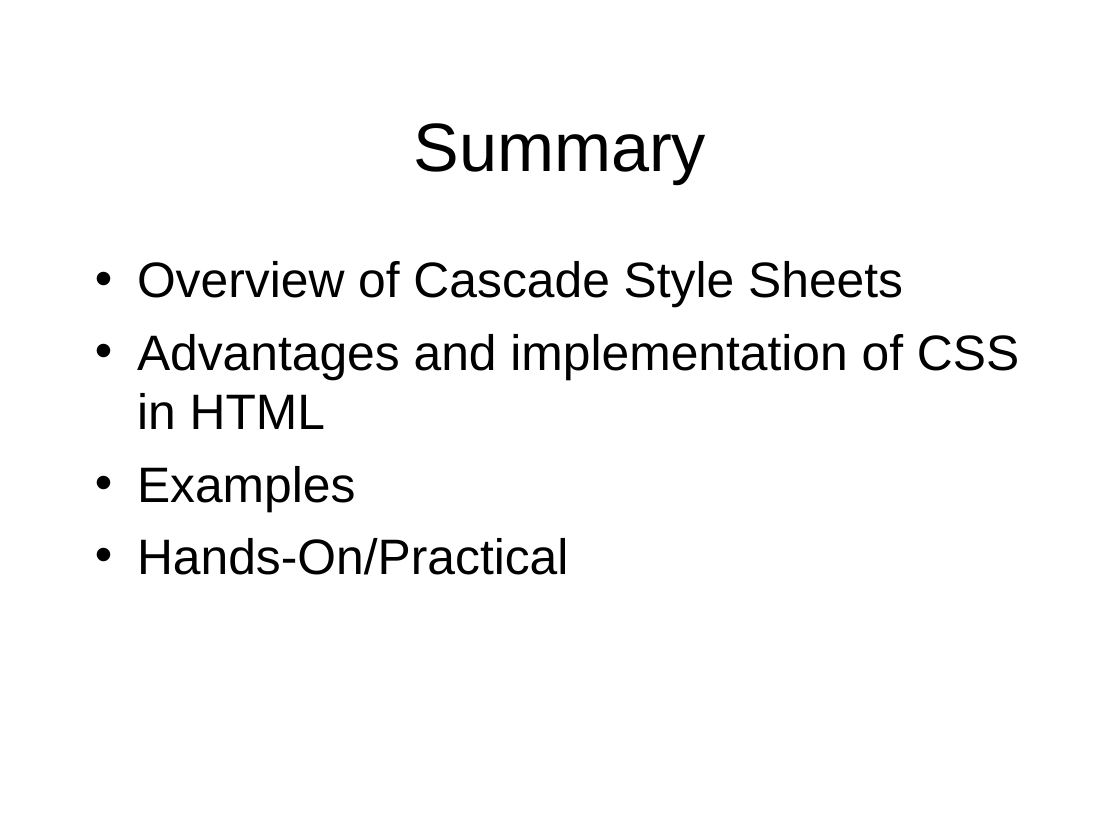
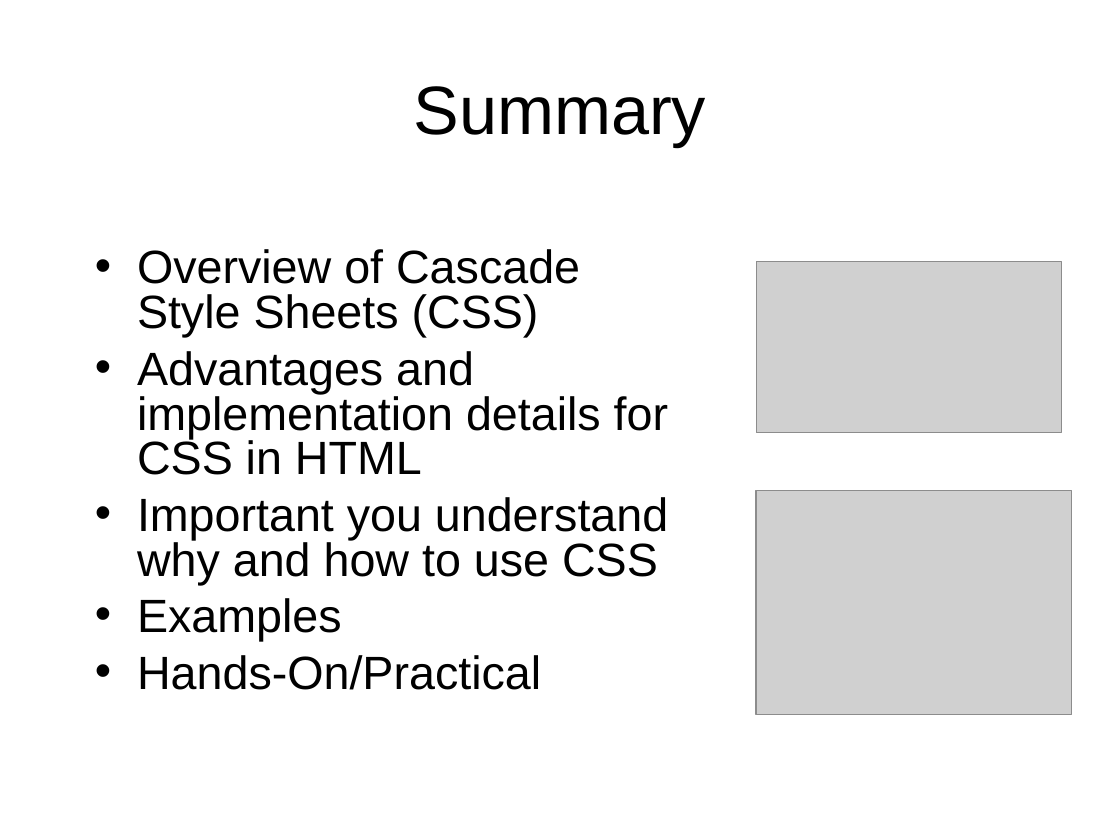
Before and after one commit to octaviordz/zjnu2017.github.io, a slide deck: slide 46 of WAD/lectures/050--CSS.ppt (slide 28 before the commit). Drawn at 1120x840 pixels with LibreOffice and Linux fonts; fonts in the diff are those of the drawing; grey boxes stand for pictures. Boxes give left, top, right and bottom in pixels: in the first picture for what was removed or moved away, otherwise in the second. Text is boxed around its words. In the diff, an @@ line names an element or a change of style, - is before the commit and + after.

Commit message:
Style sheets.

```diff
--- a/WAD/lectures/050--CSS.ppt
+++ b/WAD/lectures/050--CSS.ppt
@@ title "Summary": place and size @@
-title "Summary" at <box>413,123,706,184</box>
+title "Summary" at <box>413,86,706,147</box>
@@ text at <box>137,249,668,585</box>: text changed; size 32 to 30 pt @@
-• Overview of Cascade Style Sheets
-• Advantages and implementation of CSS in HTML
+• Overview of Cascade Style Sheets (CSS)
+• Advantages and implementation details for CSS in HTML
+• Important you understand why and how to use CSS
@@ picture added at <box>756,261,1061,432</box> @@
@@ picture added at <box>756,491,1072,715</box> @@
@@ text at <box>137,598,541,690</box>: size 32 to 30 pt in "Examples", "Hands-On/Practical"; line spacing 1 to 0.8 @@
```
Also in this commit, not shown: 6 other slides changed, 26 slides added, 1 slide removed, 2 other files.
